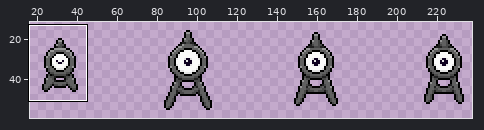
One commit to this sprite sheet: sprites/attack_A_strip4.png. The first picture is a wide view before the edit; the outline marks the close-up.
Close-up. Earlier state:
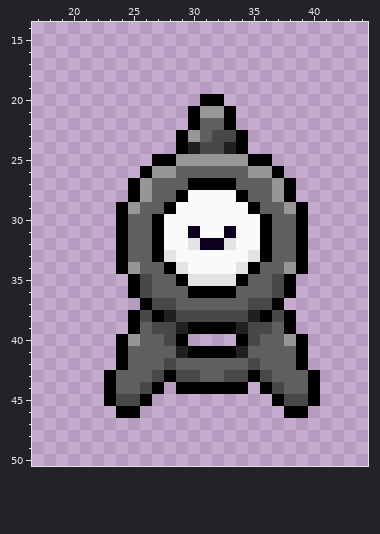
The file is 256x64 pixels. Shown: x 17..44, y 14..50. The wide view leaves out empty margins.
And afterwards:
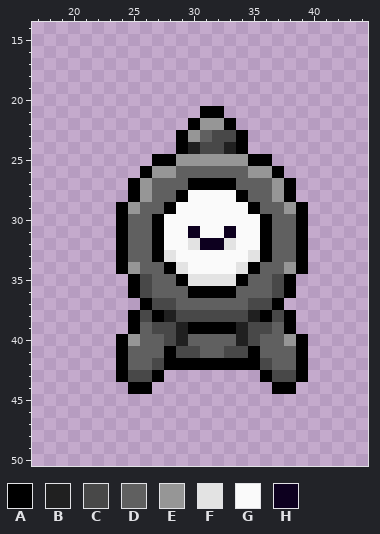
Palette (. is transparent): A #000000  B #202020  C #484848  D #606060  E #969696  F #e3e3e3  G #fafafa  H #0d001f
Difference:
Changed rows in their new state; - is an unchanged pixel.
first column x 30:
20 -..-
21 .AA.
22 -EE-
first column x 23:
40 ------BDDDDB------
41 -----ACCDDCCA-----
42 ----CAAAAAAAAC----
43 .ACCA........ACCA.
44 ..AA.-......-.AA..
45 ....----------....
46 -..------------..-
